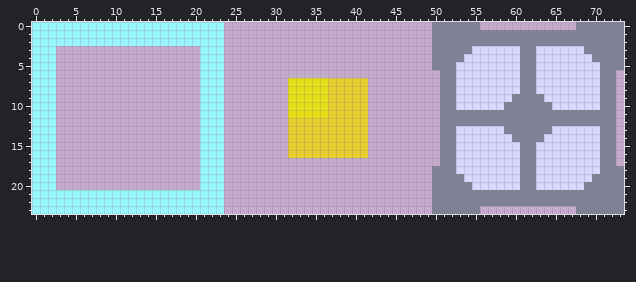
Edited in one commit: sprite sheet (assets/images/object_sheet.png). Above: the version before the commit.
The file is 74x24 pixels.
The same view after the edit:
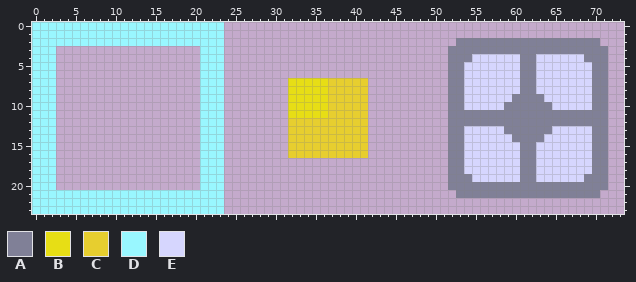
Palette (. is transparent): A #808097  B #e7de15  C #e7ce2f  D #99f7ff  E #d6d6fe
Edits made:
@@ x 48..73 @@
- 0 ..AAAAAA............AAAAAA
- 1 ..AAAAAAAAAAAAAAAAAAAAAAAA
- 2 ..AAAAAAAAAAAAAAAAAAAAAAAA
- 3 ..AAAAAEEEEEEAAEEEEEEAAAAA
- 4 ..AAAAEEEEEEEAAEEEEEEEAAAA
- 5 ..AAAEEEEEEEEAAEEEEEEEEAAA
- 6 ...AAEEEEEEEEAAEEEEEEEEAA.
- 7 ...AAEEEEEEEEAAEEEEEEEEAA.
- 8 ...AAEEEEEEEEAAEEEEEEEEAA.
- 9 ...AAEEEEEEEAAAAEEEEEEEAA.
-10 ...AAEEEEEEAAAAAAEEEEEEAA.
-11 ...AAAAAAAAAAAAAAAAAAAAAA.
-12 ...AAAAAAAAAAAAAAAAAAAAAA.
-13 ...AAEEEEEEAAAAAAEEEEEEAA.
-14 ...AAEEEEEEEAAAAEEEEEEEAA.
-15 ...AAEEEEEEEEAAEEEEEEEEAA.
-16 ...AAEEEEEEEEAAEEEEEEEEAA.
-17 ...AAEEEEEEEEAAEEEEEEEEAA.
-18 ..AAAEEEEEEEEAAEEEEEEEEAAA
-19 ..AAAAEEEEEEEAAEEEEEEEAAAA
-20 ..AAAAAEEEEEEAAEEEEEEAAAAA
-21 ..AAAAAAAAAAAAAAAAAAAAAAAA
-22 ..AAAAAAAAAAAAAAAAAAAAAAAA
-23 ..AAAAAA............AAAAAA
+ 0 ..........................
+ 1 ..........................
+ 2 .....AAAAAAAAAAAAAAAAAA...
+ 3 ....AAAAAAAAAAAAAAAAAAAA..
+ 4 ....AAAEEEEEEAAEEEEEEAAA..
+ 5 ....AAEEEEEEEAAEEEEEEEAA..
+ 6 ....AAEEEEEEEAAEEEEEEEAA..
+ 7 ....AAEEEEEEEAAEEEEEEEAA..
+ 8 ....AAEEEEEEEAAEEEEEEEAA..
+ 9 ....AAEEEEEEAAAAEEEEEEAA..
+10 ....AAEEEEEAAAAAAEEEEEAA..
+11 ....AAAAAAAAAAAAAAAAAAAA..
+12 ....AAAAAAAAAAAAAAAAAAAA..
+13 ....AAEEEEEAAAAAAEEEEEAA..
+14 ....AAEEEEEEAAAAEEEEEEAA..
+15 ....AAEEEEEEEAAEEEEEEEAA..
+16 ....AAEEEEEEEAAEEEEEEEAA..
+17 ....AAEEEEEEEAAEEEEEEEAA..
+18 ....AAEEEEEEEAAEEEEEEEAA..
+19 ....AAAEEEEEEAAEEEEEEAAA..
+20 ....AAAAAAAAAAAAAAAAAAAA..
+21 .....AAAAAAAAAAAAAAAAAA...
+22 ..........................
+23 ..........................
